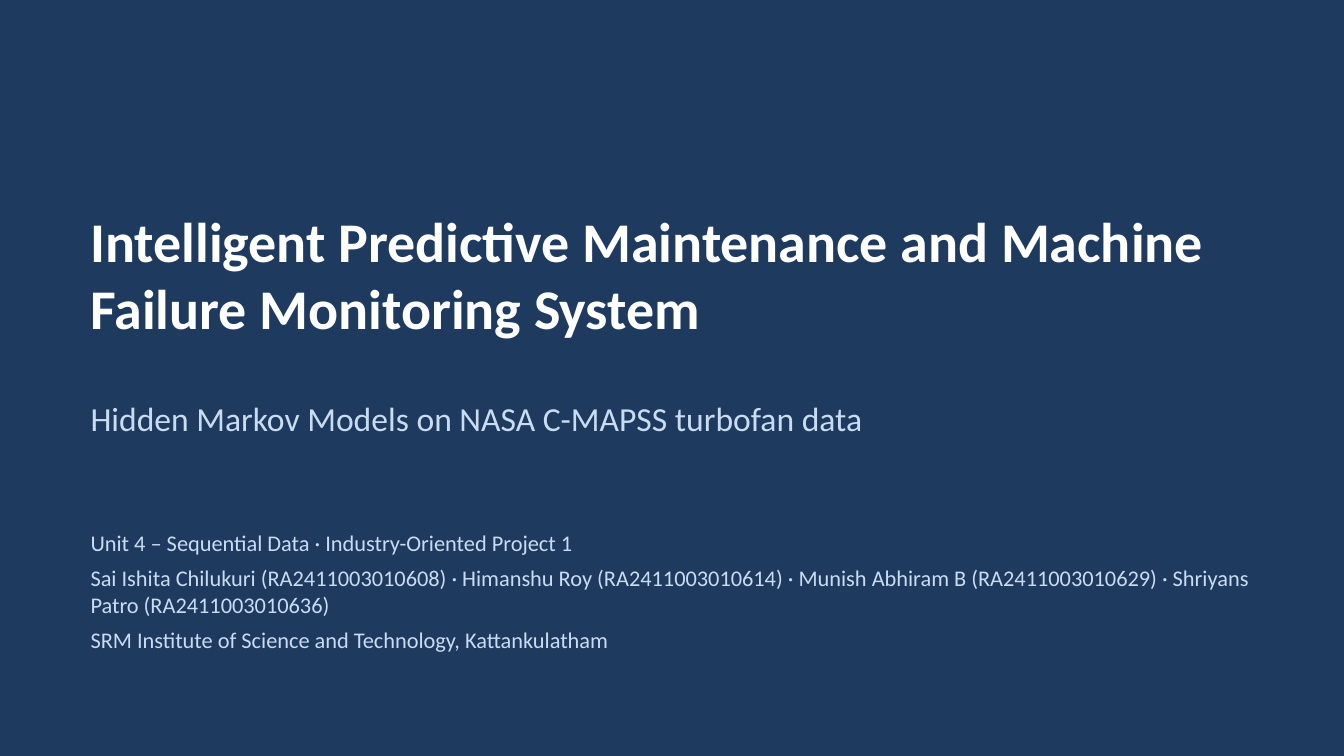
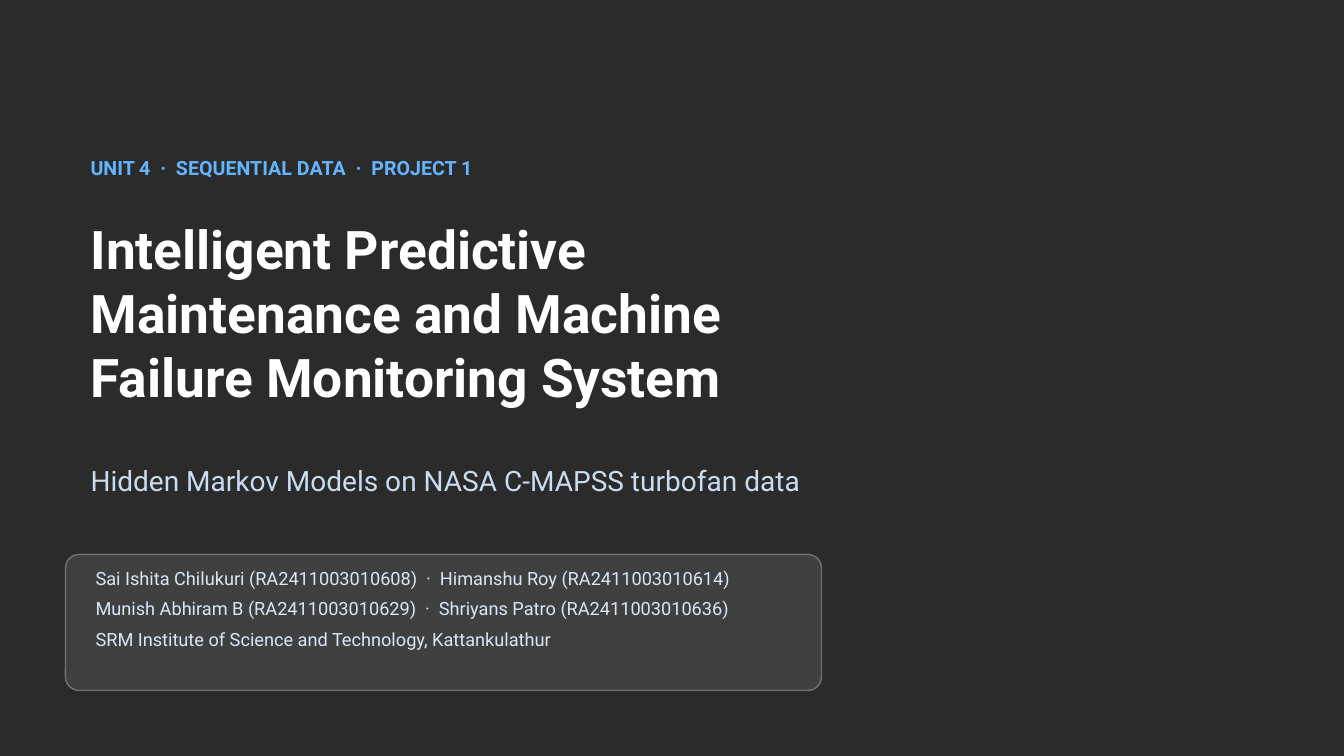
Before and after one commit to Ishita09-prog/predictive-maintenance-hmm, a slide deck: slide 1 of reports/Presentation.pptx. Drawn at 1344x756 pixels with LibreOffice and Linux fonts; fonts in the diff are those of the drawing; background and template pictures are left out; a plain dark background stands for a picture behind light text. Boxes give left, top, right and bottom in pixels: in the first picture for what was removed or moved away, otherwise in the second. Text is boxed around its words. In the diff, an @@ line names an element or a change of style, - is before the commit and + after.

```diff
--- a/reports/Presentation.pptx
+++ b/reports/Presentation.pptx
@@ background #FFFFFF to picture (left out) @@
@@ rectangle removed at bbox=[0, 0, 1344, 756] @@
@@ text added at bbox=[91, 161, 472, 178], 14 pt, text #64B5FF, bold @@
+UNIT 4 · SEQUENTIAL DATA · PROJECT 1
@@ text "Intelligent Predictive Maintenance and Machine ...": place and size @@
-text "Intelligent Predictive Maintenance and Machine ..." at bbox=[91, 222, 1203, 339]
+text "Intelligent Predictive Maintenance and Machine ..." at bbox=[91, 229, 721, 409]
@@ text "Intelligent Predictive Maintenance and Machine ..." at bbox=[91, 229, 721, 409]: size 40 to 38 pt, font Calibri to Roboto @@
@@ text "Hidden Markov Models on NASA ...": place and size @@
-text "Hidden Markov Models on NASA ..." at bbox=[91, 407, 862, 431]
+text "Hidden Markov Models on NASA ..." at bbox=[91, 469, 799, 492]
@@ text "Hidden Markov Models on NASA ..." at bbox=[91, 469, 799, 492]: size 24 to 20 pt, font Calibri to Roboto @@
@@ rounded rectangle added at bbox=[66, 555, 822, 691], fill #FFFFFF at 10% opacity, outline #FFFFFF 1 pt @@
@@ text at bbox=[96, 570, 730, 650]: text changed; size 16 to 13 pt; font Calibri to Roboto; text colour #C9DCF2 to #DBE6F5 @@
-Unit 4 – Sequential Data · Industry-Oriented Project 1
-Sai Ishita Chilukuri (RA2411003010608) · Himanshu Roy (RA2411003010614) · Munish Abhiram B (RA2411003010629) · Shriyans Patro (RA2411003010636)
-SRM Institute of Science and Technology, Kattankulatham
+Sai Ishita Chilukuri (RA2411003010608) · Himanshu Roy (RA2411003010614)
+Munish Abhiram B (RA2411003010629) · Shriyans Patro (RA2411003010636)
+SRM Institute of Science and Technology, Kattankulathur
```
Also in this commit, not shown: 13 other slides changed, 4 other files.
